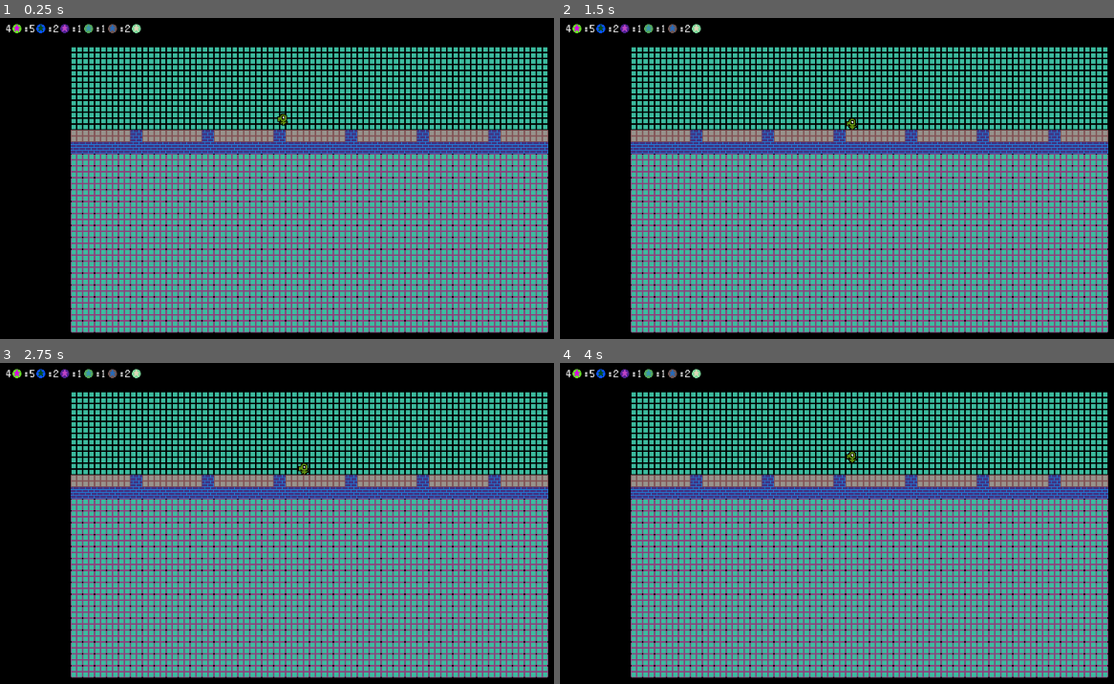
Above: before the commit, frames 1-4 (two rows, left to right).
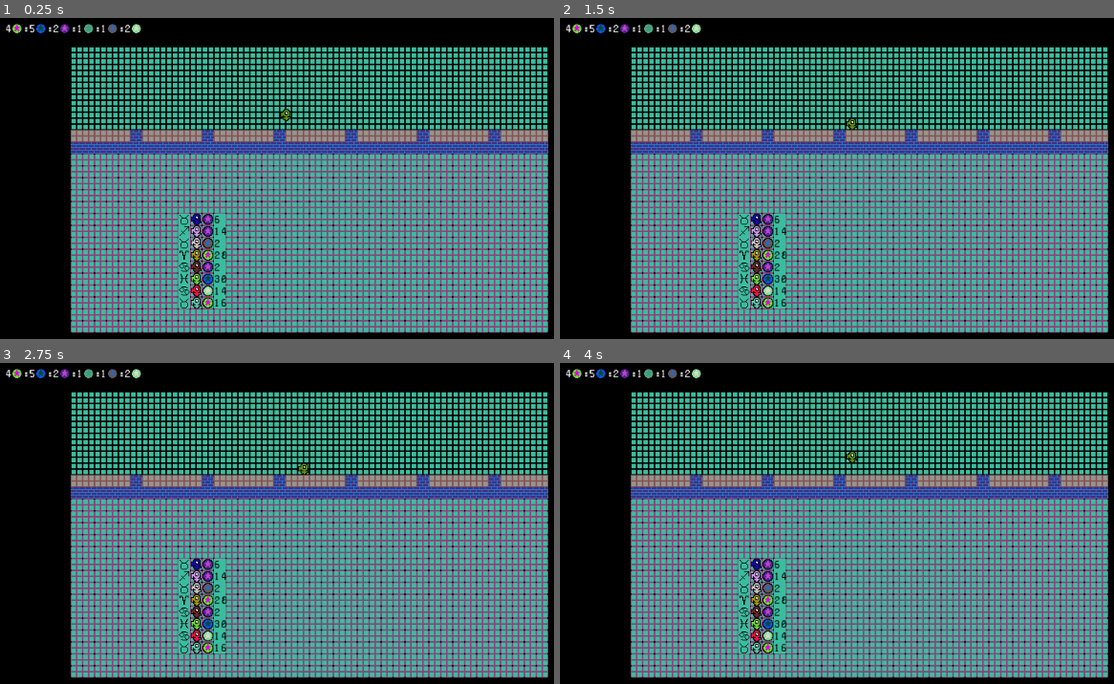
Above: after the commit, the same moments.

Repository: medmaster0/GoblinBank
Game: Godot game, scene res://Game.tscn
The game is run twice, just before and just after one commit, with the same random seed, the same clock (stepped at 60 frames per second) and the same inputs.
Inputs:
- Up to frame 1 (0.25 s): no input
- Up to frame 2 (1.5 s): tap Enter at 0.5 s; hold Right (ui_right) 0.53-1.28 s; tap Space at 1.25 s; hold Down (ui_down) from 1.28 s (still down)
- Up to frame 3 (2.75 s): tap Enter at 2 s; release Down (ui_down) at 2.03 s; hold Right (ui_right) from 2.03 s (still down)
- Up to frame 4 (4 s): tap Space at 2.75 s; release Right (ui_right) at 2.78 s; hold Up (ui_up) 2.78-3.53 s; tap Enter at 3.5 s; hold Left (ui_left) from 3.53 s (still down)

The runs differ from the first frame. In frame 1, 2.0% of the frame differs, in the area x 32-53%, y 28-91%; in frame 2, 1.9%; in frame 3, 1.9%; in frame 4, 1.9%.

Commit message:
added function to spawn zodiac creatures

Diff:
--- a/FrontOffice.gd
+++ b/FrontOffice.gd
@@ -1,6 +1,8 @@
 extends Node
 
 export (PackedScene) var Coin
+export (PackedScene) var Player
+export (PackedScene) var ZodiacTile
 
 # class member variables go here, for example:
 # var a = 2
@@ -69,6 +71,7 @@
 
 		#Also create a label and exchange rate
 		var rate = randi()%5 + 1 #random integer (at least 1)
+		exchange_rates.append(rate)
 		var temp_label = Label.new()
 		temp_label.margin_left = coin.position.x - ($FloorMapPrim.cell_size.x/2)
 		temp_label.margin_top = coin.position.y
@@ -83,6 +86,17 @@
 			add_child(colon_label)
 
 
+	#Generate Customers...
+	newCustomer(  $FloorMapPrim.map_to_world( Vector2(20,20)  ) )
+	newCustomer(  $FloorMapPrim.map_to_world( Vector2(20,21)  ) )
+	newCustomer(  $FloorMapPrim.map_to_world( Vector2(20,22)  ) )
+	newCustomer(  $FloorMapPrim.map_to_world( Vector2(20,23)  ) )
+	newCustomer(  $FloorMapPrim.map_to_world( Vector2(20,24)  ) )
+	newCustomer(  $FloorMapPrim.map_to_world( Vector2(20,25)  ) )
+	newCustomer(  $FloorMapPrim.map_to_world( Vector2(20,26)  ) )
+	newCustomer(  $FloorMapPrim.map_to_world( Vector2(20,27)  ) )
+
+
 #TODO:
 	#random colored teller windows (color/transparency)
 
@@ -90,3 +104,48 @@
 #	# Called every frame. Delta is time since last frame.
 #	# Update game logic here.
 #	pass
+
+#Function to create a new creature, coins, and sign
+#At the given input location
+func newCustomer(location):
+
+	#create the creature
+	var creature = Player.instance()
+	creature.isCustomer = true
+	creature.position = location
+	$FloorMapPrim.add_child(creature)
+
+	#Create some coins
+	var currency_type = randi()%exchange_coins.size() #Pick a coin position
+	var multiple = randi()%7 + 1
+	var coin = Coin.instance()
+	coin.position = location
+	coin.position.x = coin.position.x + $FloorMapPrim.cell_size.x
+	add_child(coin)
+	coin.get_child(0).modulate = exchange_coins[currency_type].get_child(0).modulate
+	coin.get_child(1).modulate = exchange_coins[currency_type].get_child(1).modulate
+	#Create proper Multiple of coin
+	var coin_label = Label.new()
+	add_child(coin_label)
+	coin_label.margin_left = coin.position.x + ($FloorMapPrim.cell_size.x)
+	coin_label.margin_top = coin.position.y
+	coin_label.text = str(multiple * exchange_rates[currency_type] )
+	#Determine what color text should be
+	#coin_label.modulate =  MedAlgo.contrastColor( MedAlgo.blendColor( $FloorMapPrim.self_modulate, $FloorMapSeco.self_modulate ))
+	coin_label.modulate = MedAlgo.contrastColor($FloorMapPrim.self_modulate)
+	#Create background forlabel  text
+	var background_pos = $FloorMapPrim.world_to_map( Vector2(coin_label.margin_left, coin_label.margin_top) )
+	$FloorMapPrim.set_cellv(background_pos, 6)
+
+	#Create the ZodiacTile
+	var zodiac_tile = ZodiacTile.instance()
+	zodiac_tile.position = location
+	zodiac_tile.position.x = zodiac_tile.position.x - $FloorMapPrim.cell_size.x
+	#Make the proper sprite visible
+	zodiac_tile.get_child(creature.zodiac_sign).visible = true
+	#zodiac_tile.modulate =  MedAlgo.contrastColor( MedAlgo.blendColor( $FloorMapPrim.self_modulate, $FloorMapSeco.self_modulate ))
+	zodiac_tile.modulate =  MedAlgo.contrastColor(  $FloorMapPrim.self_modulate)
+	add_child(zodiac_tile)
+	#Create Background for sign
+	background_pos = $FloorMapPrim.world_to_map( zodiac_tile.position )
+	$FloorMapPrim.set_cellv(background_pos, 6)
--- a/FrontOffice.tscn
+++ b/FrontOffice.tscn
@@ -1,19 +1,22 @@
-[gd_scene load_steps=5 format=2]
+[gd_scene load_steps=6 format=2]
 
 [ext_resource path="res://FrontOffice.gd" type="Script" id=1]
 [ext_resource path="res://Coin.tscn" type="PackedScene" id=2]
-[ext_resource path="res://Tileset.tres" type="TileSet" id=3]
-[ext_resource path="res://Player.tscn" type="PackedScene" id=4]
+[ext_resource path="res://Player.tscn" type="PackedScene" id=3]
+[ext_resource path="res://ZodiacTile.tscn" type="PackedScene" id=4]
+[ext_resource path="res://Tileset.tres" type="TileSet" id=5]
 
 [node name="FrontOffice" type="Node" index="0"]
 
 script = ExtResource( 1 )
 Coin = ExtResource( 2 )
+Player = ExtResource( 3 )
+ZodiacTile = ExtResource( 4 )
 
 [node name="FloorMapSeco" type="TileMap" parent="." index="0"]
 
 mode = 0
-tile_set = ExtResource( 3 )
+tile_set = ExtResource( 5 )
 cell_size = Vector2( 16, 16 )
 cell_quadrant_size = 16
 cell_custom_transform = Transform2D( 1, 0, 0, 1, 0, 0 )
@@ -52,15 +55,15 @@
 tile_data = PoolIntArray( 852005, 4, 0 )
 _sections_unfolded = [ "Cell", "Visibility" ]
 
-[node name="Player" parent="FloorMapPrim" index="0" instance=ExtResource( 4 )]
+[node name="Player" parent="FloorMapPrim" index="0" instance=ExtResource( 3 )]
 
-position = Vector2( 436.097, 186.037 )
+position = Vector2( 440, 180 )
 _sections_unfolded = [ "Material", "Transform", "Visibility", "Z Index" ]
 
 [node name="WallMapPrim" type="TileMap" parent="." index="2"]
 
 mode = 0
-tile_set = ExtResource( 3 )
+tile_set = ExtResource( 5 )
 cell_size = Vector2( 16, 16 )
 cell_quadrant_size = 16
 cell_custom_transform = Transform2D( 1, 0, 0, 1, 0, 0 )
--- a/Player.gd
+++ b/Player.gd
@@ -5,6 +5,10 @@
 # var b = "textvar"
 
 onready var map = get_parent()
+
+#GOBLIN BANK VARS??
+var zodiac_sign = randi()%12
+var isCustomer = false
 
 func _ready():
 	# Called when the node is added to the scene for the first time.
@@ -46,9 +50,13 @@
 	if is_floor(new_cell) == true:
 		set_map_pos(new_cell)
 	else:
-		print("hit wall")
+		pass
 
 func _input( event ):
+
+	#Do nothing if it's a customer
+	if isCustomer == true:
+		return
 
 	# Input
     # Step Actions
--- a/Tileset.tres
+++ b/Tileset.tres
@@ -72,4 +72,3 @@
 6/occluder_offset = Vector2( 0, 0 )
 6/navigation_offset = Vector2( 0, 0 )
 6/shapes = [  ]
-_sections_unfolded = [ "5", "6" ]
--- /dev/null
+++ b/ZodiacTile.tscn
@@ -0,0 +1,102 @@
+[gd_scene load_steps=13 format=2]
+
+[ext_resource path="res://tiles/zodiac/aries.png" type="Texture" id=1]
+[ext_resource path="res://tiles/zodiac/taurus.png" type="Texture" id=2]
+[ext_resource path="res://tiles/zodiac/gemini.png" type="Texture" id=3]
+[ext_resource path="res://tiles/zodiac/cancer.png" type="Texture" id=4]
+[ext_resource path="res://tiles/zodiac/leo.png" type="Texture" id=5]
+[ext_resource path="res://tiles/zodiac/virgo.png" type="Texture" id=6]
+[ext_resource path="res://tiles/zodiac/libra.png" type="Texture" id=7]
+[ext_resource path="res://tiles/zodiac/scorpio.png" type="Texture" id=8]
+[ext_resource path="res://tiles/zodiac/sagittarius.png" type="Texture" id=9]
+[ext_resource path="res://tiles/zodiac/capricorn.png" type="Texture" id=10]
+[ext_resource path="res://tiles/zodiac/aquarius.png" type="Texture" id=11]
+[ext_resource path="res://tiles/zodiac/pisces.png" type="Texture" id=12]
+
+[node name="ZodiacTile" type="Node2D"]
+
+_sections_unfolded = [ "Pause" ]
+
+[node name="aries" type="Sprite" parent="." index="0"]
+
+visible = false
+texture = ExtResource( 1 )
+centered = false
+_sections_unfolded = [ "Offset" ]
+
+[node name="taurus" type="Sprite" parent="." index="1"]
+
+visible = false
+texture = ExtResource( 2 )
+centered = false
+_sections_unfolded = [ "Offset" ]
+
+[node name="gemini" type="Sprite" parent="." index="2"]
+
+visible = false
+texture = ExtResource( 3 )
+centered = false
+_sections_unfolded = [ "Offset" ]
+
+[node name="cancer" type="Sprite" parent="." index="3"]
+
+visible = false
+texture = ExtResource( 4 )
+centered = false
+_sections_unfolded = [ "Offset" ]
+
+[node name="leo" type="Sprite" parent="." index="4"]
+
+visible = false
+texture = ExtResource( 5 )
+centered = false
+_sections_unfolded = [ "Offset" ]
+
+[node name="virgo" type="Sprite" parent="." index="5"]
+
+visible = false
+texture = ExtResource( 6 )
+centered = false
+_sections_unfolded = [ "Offset" ]
+
+[node name="libra" type="Sprite" parent="." index="6"]
+
+visible = false
+texture = ExtResource( 7 )
+centered = false
+_sections_unfolded = [ "Offset" ]
+
+[node name="scorpio" type="Sprite" parent="." index="7"]
+
+visible = false
+texture = ExtResource( 8 )
+centered = false
+_sections_unfolded = [ "Offset" ]
+
+[node name="sagittarius" type="Sprite" parent="." index="8"]
+
+visible = false
+texture = ExtResource( 9 )
+centered = false
+_sections_unfolded = [ "Offset" ]
+
+[node name="capricorn" type="Sprite" parent="." index="9"]
+
+visible = false
+texture = ExtResource( 10 )
+centered = false
+_sections_unfolded = [ "Offset" ]
+
+[node name="aquarius" type="Sprite" parent="." index="10"]
+
+visible = false
+texture = ExtResource( 11 )
+centered = false
+_sections_unfolded = [ "Offset" ]
+
+[node name="pisces" type="Sprite" parent="." index="11"]
+
+visible = false
+texture = ExtResource( 12 )
+centered = false
+_sections_unfolded = [ "Offset", "Transform" ]
--- a/project.godot
+++ b/project.godot
@@ -17,6 +17,8 @@
 [autoload]
 
 RogueGen="*res://scripts/RogueGen.gd"
+Story="*res://scripts/Story.gd"
+MedAlgo="*res://scripts/MedAlgo.gd"
 
 [gui]
 
--- /dev/null
+++ b/scripts/MedAlgo.gd
@@ -0,0 +1,48 @@
+extends Node
+
+#Caclulate the "opposite color"
+#This is the color with each of it's rgb channels 128 (or 0.5) away from the color
+#ex. (255,108,176) and (128,236,48)
+func oppositeColor(in_col):
+
+	var r = in_col.r + 0.5
+	if r > 1:
+		r = r - 1
+	var g = in_col.g + 0.5
+	if g > 1:
+		g = g - 1
+	var b = in_col.b + 0.5
+	if b > 1:
+		b = b - 1
+
+	var out_col = Color(r,g,b)
+	return out_col
+
+
+#Determine which color will better contrast input color:
+#Black or White?
+func contrastColor(in_col):
+
+	var in_brightness_count = 0 #this will keep track of which channels are bright (over 0.5)
+	if in_col.r > 0.5:
+		in_brightness_count = in_brightness_count + 1
+	if in_col.g > 0.5:
+		in_brightness_count = in_brightness_count + 1
+	if in_col.b > 0.5:
+		in_brightness_count = in_brightness_count + 1
+
+	#If the majority of channels are bright, return black (for contrast)
+	if in_brightness_count >=2:
+		return(Color(0,0,0))
+	#Otherwise return white
+	else:
+		return(Color(1,1,1))
+
+
+#Blend two colors
+func blendColor(col1, col2):
+
+	var r = (col1.r+col2.r)/2.0
+	var g = (col1.g+col2.g)/2.0
+	var b = (col1.b+col2.b)/2.0
+	return( Color(r,g,b) )
--- a/scripts/RogueGen.gd
+++ b/scripts/RogueGen.gd
@@ -268,9 +268,6 @@
 	# oXXoXXoXXo - interval: 3 run: 2
 	# oXoooXoooX - interval: 4 run: 1
 
-	print(window_interval)
-	print(window_run)
-
 	#Set the floor space
 	for i in range(width):
 		for j in range(height):
--- /dev/null
+++ b/scripts/Story.gd
@@ -0,0 +1,25 @@
+extends Node
+
+#Set of functions for story-telling
+
+#Zodiac compatibility Chart
+# 0 - compatible
+# 1 - less compatible
+# 2 - non-compatible
+
+var zodiac_compatibility = [
+
+    [0,1,0,2,0,1,0,1,0,2,0,1], #Aries
+    [1,0,1,0,2,0,1,0,1,0,2,0], #Taurus
+    [0,1,0,1,0,2,0,1,0,1,0,2], #Gemini
+    [2,0,1,0,1,0,2,0,1,0,1,0], #Cancer
+    [0,2,0,1,0,1,0,2,0,1,0,1], #Leo
+    [1,0,2,0,1,0,1,0,2,0,1,0], #Virgo
+    [0,1,0,2,0,1,0,1,0,2,0,1], #Libra
+    [1,0,1,0,2,0,1,0,1,0,2,0], #Scorpio
+    [0,1,0,1,0,2,0,1,0,1,0,2], #Sagittarius
+    [2,0,1,0,1,0,2,0,1,0,1,0], #Capricorn
+    [0,2,0,1,0,1,0,2,0,1,0,1], #Aquarius
+    [1,0,2,0,1,0,1,0,2,0,1,0]  #Pisces
+
+]
Not shown: 3 places in FrontOffice.tscn that only renumber resources
Binary file added: tiles/zodiac/aquarius.png
Not shown, added: tiles/zodiac/aquarius.png.import
Binary file added: tiles/zodiac/aries.png
Not shown, added: tiles/zodiac/aries.png.import
Binary file added: tiles/zodiac/cancer.png
Not shown, added: tiles/zodiac/cancer.png.import
Binary file added: tiles/zodiac/capricorn.png
Not shown, added: tiles/zodiac/capricorn.png.import
Binary file added: tiles/zodiac/gemini.png
Not shown, added: tiles/zodiac/gemini.png.import
Binary file added: tiles/zodiac/leo.png
(and 13 more such lines)
